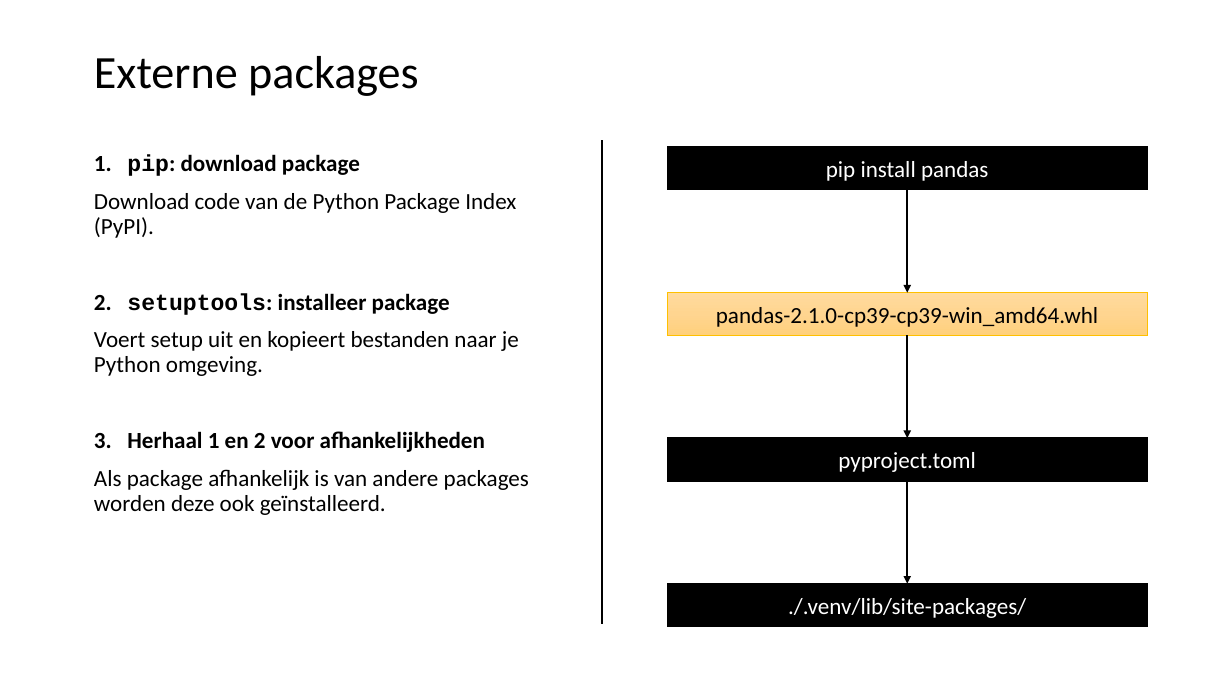
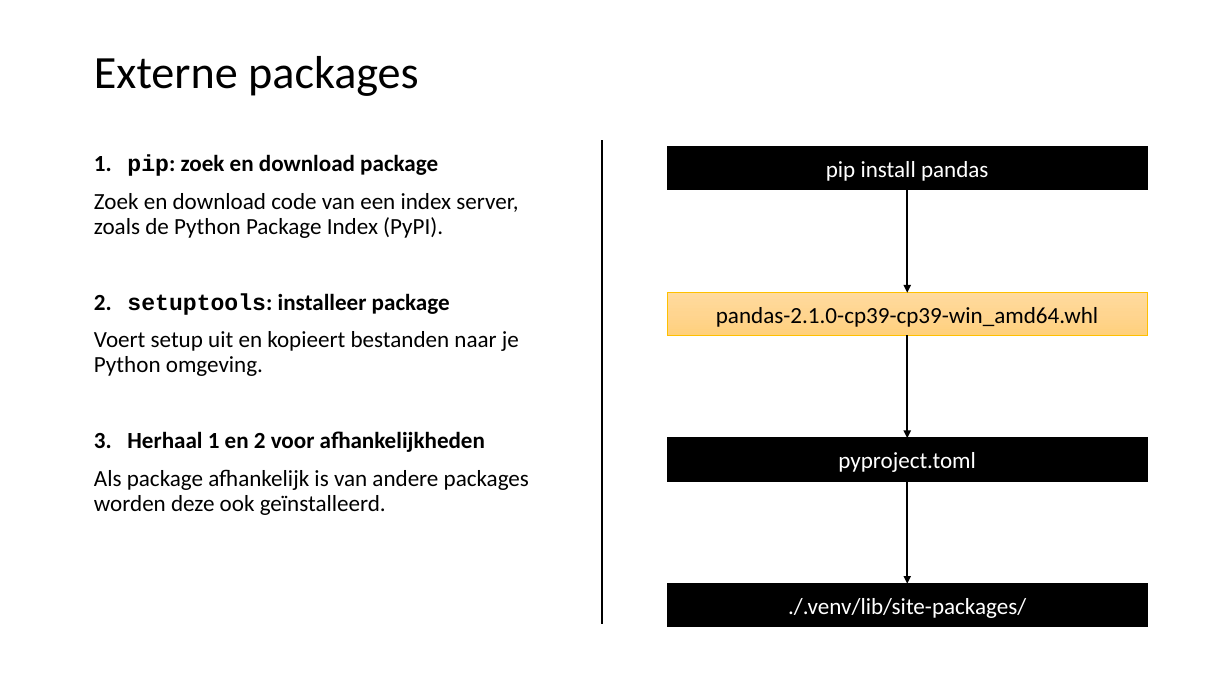
Before and after one commit to LFKoning/knowledge-sharing, a slide deck: slide 10 of python_course_4p/1_venv_package/1_venv_package.pptx. Drawn at 1232x693 pixels with LibreOffice and Linux fonts; fonts in the diff are those of the drawing. Boxes give left, top, right and bottom in pixels: in the first picture for what was removed or moved away, otherwise in the second. Text is boxed around its words. In the diff, an @@ line names an element or a change of style, - is before the commit and + after.

Commit message:
Updates to Python 4P

```diff
--- a/python_course_4p/1_venv_package/1_venv_package.pptx
+++ b/python_course_4p/1_venv_package/1_venv_package.pptx
@@ text at bbox=[94, 154, 518, 238]: text changed @@
-1. pip: download package
-Download code van de Python Package Index (PyPI).
+1. pip: zoek en download package
+Zoek en download code van een index server, zoals de Python Package Index (PyPI).
```
Also in this commit, not shown: 25 other slides changed, 1 slide added, 6 other files.
